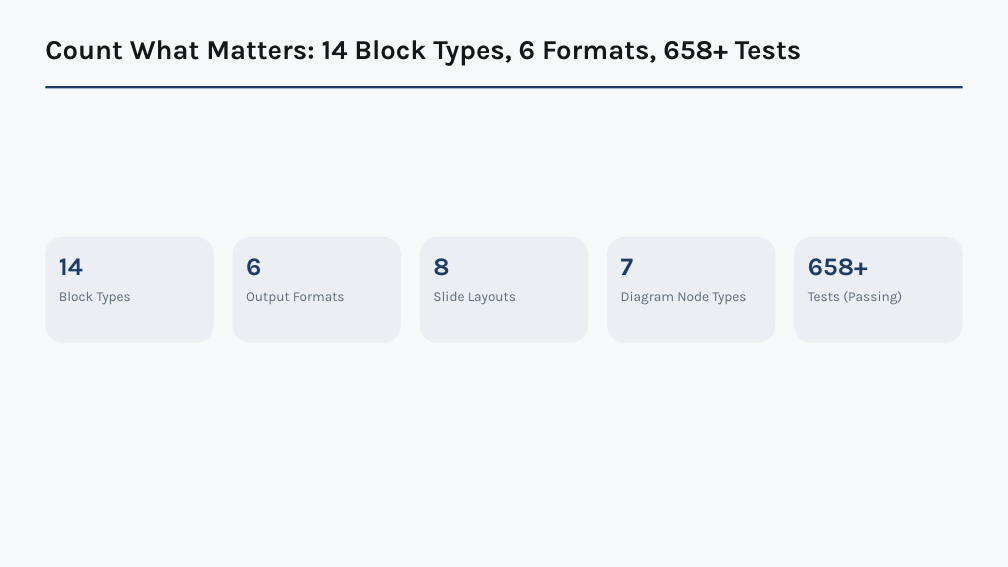
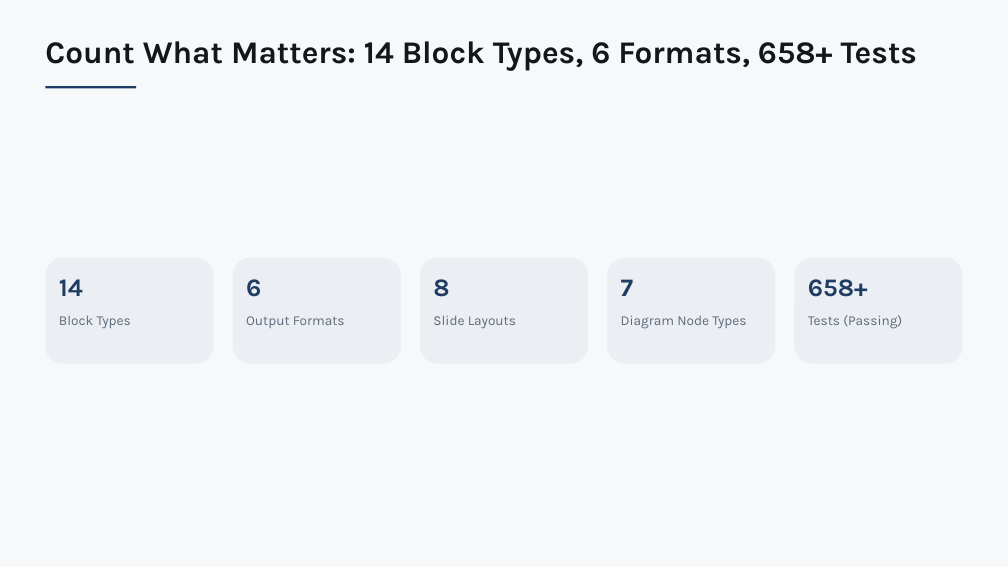
Before and after one commit to kirti34n/docloom, a slide deck: slide 7 of examples/dogfood/output/deck.pptx (slide 5 before the commit). Drawn at 1008x567 pixels with LibreOffice and Linux fonts; fonts in the diff are those of the drawing. Boxes give left, top, right and bottom in pixels: in the first picture for what was removed or moved away, otherwise in the second. Text is boxed around its words. In the diff, an @@ line names an element or a change of style, - is before the commit and + after.

```diff
--- a/examples/dogfood/output/deck.pptx
+++ b/examples/dogfood/output/deck.pptx
@@ text "Count What Matters: 14 Block ..." at <box>45,41,917,71</box>: size 26 to 30 pt @@
@@ rectangle removed at <box>45,86,963,88</box> @@
@@ 5 rounded rectangles: place and size @@
-5 rounded rectangles at <box>45,237,963,343</box>
+5 rounded rectangles at <box>45,258,963,364</box>
@@ text "14": place and size @@
-text "14" at <box>59,258,83,275</box>
+text "14" at <box>59,279,83,296</box>
@@ text "6": place and size @@
-text "6" at <box>246,258,261,276</box>
+text "6" at <box>246,279,261,297</box>
@@ text "8": place and size @@
-text "8" at <box>433,258,449,276</box>
+text "8" at <box>433,279,449,297</box>
@@ text "7": place and size @@
-text "7" at <box>621,258,634,275</box>
+text "7" at <box>621,279,634,296</box>
@@ text "658+": place and size @@
-text "658+" at <box>808,258,868,276</box>
+text "658+" at <box>808,279,868,297</box>
@@ 5 texts: place and size @@
-5 texts at <box>59,291,902,305</box>
+5 texts at <box>59,315,902,329</box>
```
Also in this commit, not shown: 12 other slides changed, 3 slides added, 18 other files.
